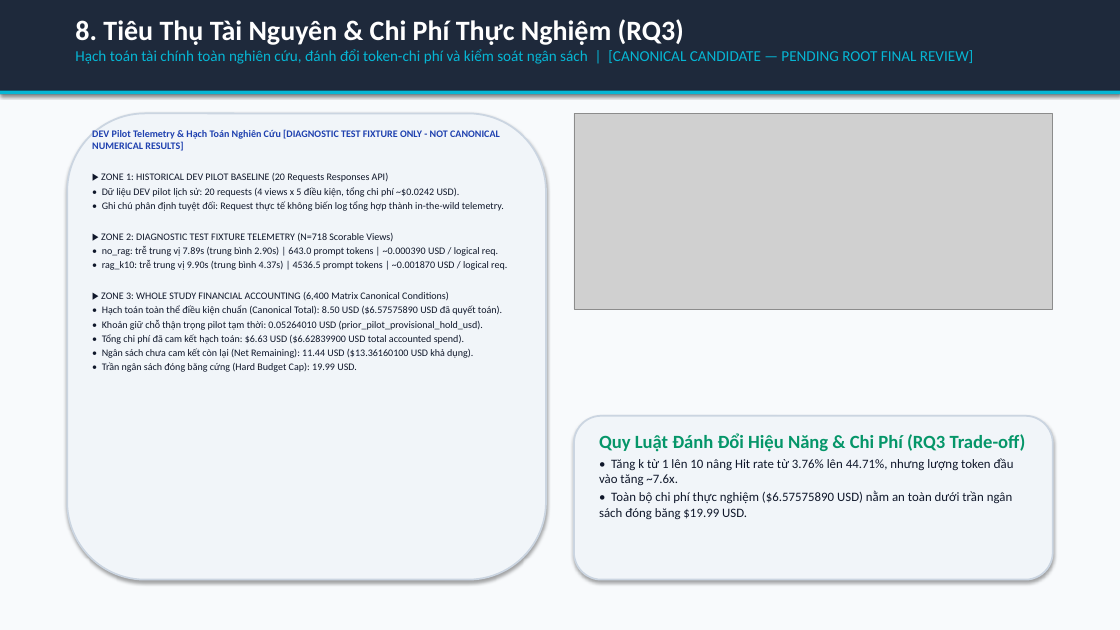
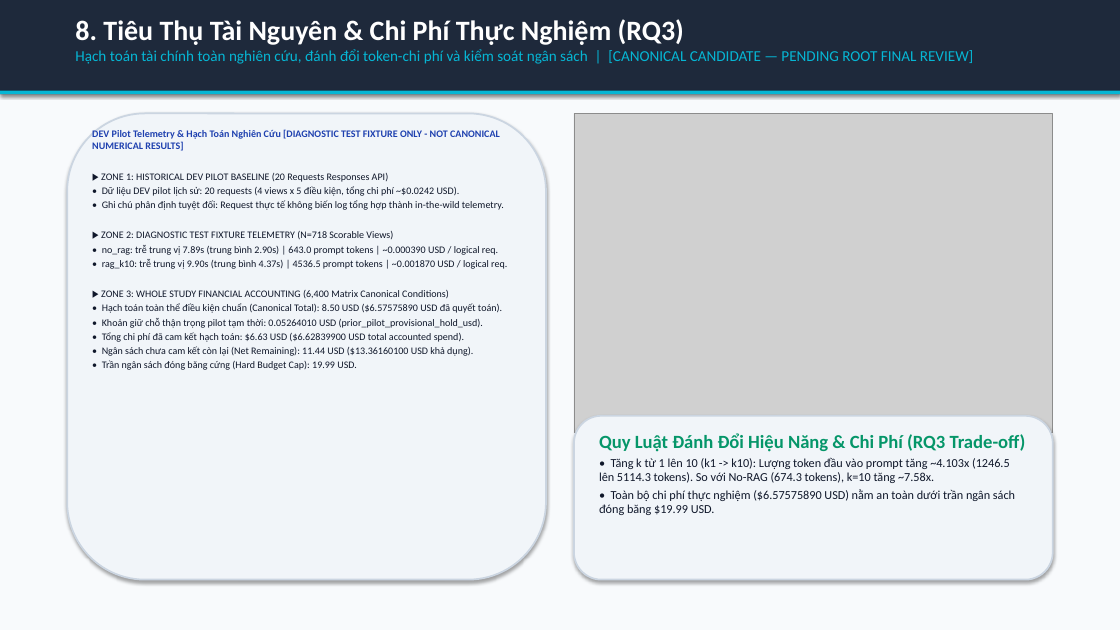
Before and after one commit to habachcp6/RAG2ATTCK, a slide deck: slide 9 of reports/evidence/fixture_populated_slides.pptx. Drawn at 1120x630 pixels with LibreOffice and Linux fonts; fonts in the diff are those of the drawing; grey boxes stand for pictures. Boxes give left, top, right and bottom in pixels: in the first picture for what was removed or moved away, otherwise in the second. Text is boxed around its words. In the diff, an @@ line names an element or a change of style, - is before the commit and + after.

```diff
--- a/reports/evidence/fixture_populated_slides.pptx
+++ b/reports/evidence/fixture_populated_slides.pptx
@@ picture: place and size @@
-picture at [574, 113, 1053, 309]
+picture at [574, 113, 1053, 433]
@@ text at [599, 458, 1010, 483]: text changed; size 11 to 10.5 pt @@
-• Tăng k từ 1 lên 10 nâng Hit rate từ 3.76% lên 44.71%, nhưng lượng token đầu vào tăng ~7.6x.
+• Tăng k từ 1 lên 10 (k1 -> k10): Lượng token đầu vào prompt tăng ~4.103x (1246.5 lên 5114.3 tokens). So với No-RAG (674.3 tokens), k=10 tăng ~7.58x.
@@ text at [599, 489, 1015, 515]: size 11 to 10.5 pt in "• Toàn bộ chi phí thực nghiệm ..." @@
```
Also in this commit, not shown: 4 other slides changed, 14 other files.
